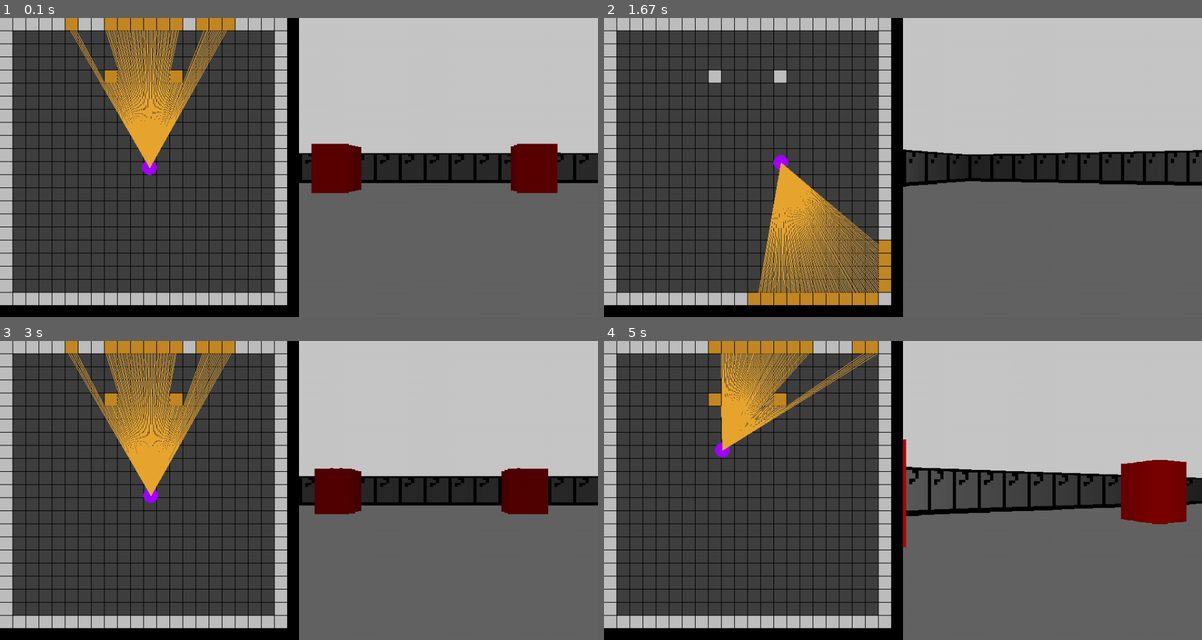
Above: before the commit, frames 1-4 (two rows, left to right).
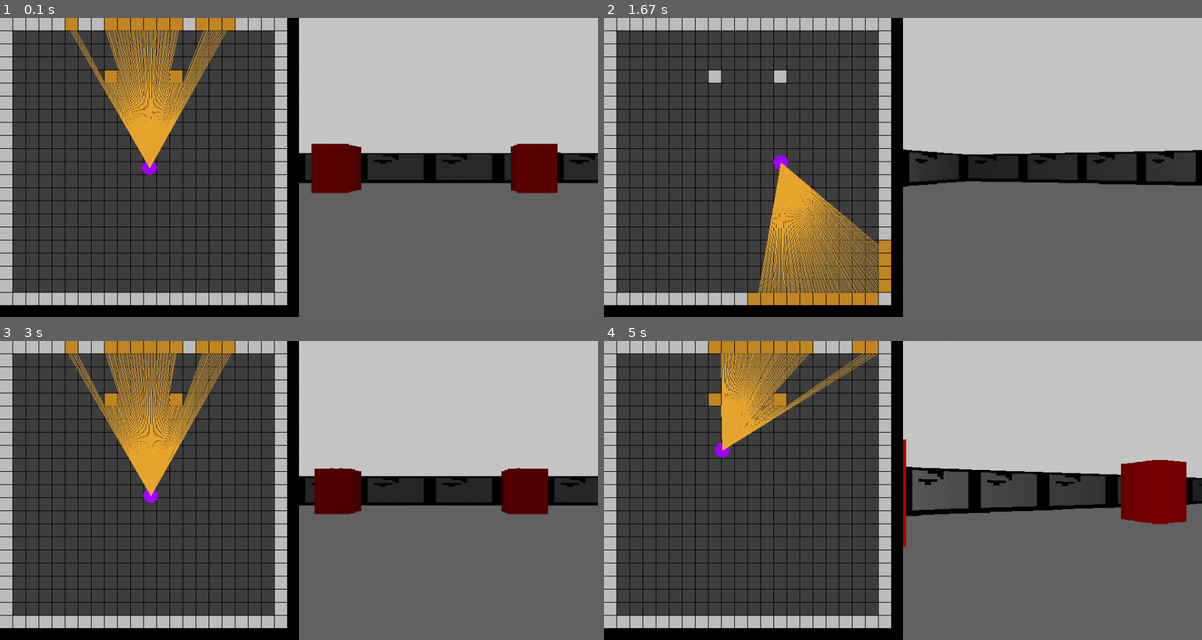
Above: after the commit, the same moments.

Repository: TLDispenser/My-Projects
Game: pygame game, started from 3d Rendering egenen/pygame_rendering/rendering.py
Same seed, same stepped clock (60 frames per second), same inputs: the game is played once before the commit and once after it.
Inputs:
- Up to frame 1 (0.1 s): no input
- Up to frame 2 (1.67 s): hold Right 0.33-0.8 s; hold Up 0.83-1.13 s; hold Right 1.17-1.63 s
- Up to frame 3 (3 s): hold Left 1.67-2.2 s; hold Down 2.23-2.53 s; hold Left 2.57-2.97 s
- Up to frame 4 (5 s): hold Up 3-3.37 s; hold Right 3.4-4.03 s; hold Down 4.07-4.43 s; hold Left 4.47-4.93 s; hold Right from 4.97 s (still down)

The runs differ from the first frame. In frame 1, 0.8% of the frame differs, in the area x 50-100%, y 45-55%; in frame 2, 1.3%; in frame 3, 0.7%; in frame 4, 1.5%, in the area x 50-100%, y 43-57%.

Commit message:
Update rendering.py

Diff:
--- a/3d Rendering egenen/pygame_rendering/rendering.py
+++ b/3d Rendering egenen/pygame_rendering/rendering.py
@@ -136,44 +136,51 @@
         texture_counter = 0
         number_of_symbol_prevous = 0
         temp_depth_range_counter = 0
-        texture_counter_increaser = len(visible_tiles) / TILES_TO_SEE
         for where_and_how_much in range(0, len(result), 2):
+            #texture_counter = result[where_and_how_much + 1] % TEXTURE_SIZE
+            #use 1 devoided my somthing like depth to not increase when geting closer
+            #check to see how many tiles im seeing!!!!!!!
+            texture_counter_increaser = len(visible_tiles) / TEXTURE_SIZE
             for number_of_symbol in range(result[where_and_how_much + 1]):
                 depth = temp_depth_list[temp_depth_range_counter]
                 #calculate wall_height
                 wall_height = (TILE_SIZE * SCREEN_HEIGHT) / (depth + 0.1)
                 # Fix wall height if too large or small
+
                 if wall_height > SCREEN_HEIGHT:
                     wall_height = SCREEN_HEIGHT
                 elif wall_height < TILE_SIZE:
                     wall_height = TILE_SIZE
-                #shading devider
-                shade_dev = (1 + depth * depth * 0.0001)
                 #here is how to add what you want with colors
                 if result[where_and_how_much] == '#' or result[where_and_how_much] == '$':
-                    color0 = (int(WALL1_TEXTURE[int(texture_counter) + (pixel_y_pozition * TEXTURE_SIZE)]) * 255) / shade_dev
-                    color1 = (int(WALL1_TEXTURE[int(texture_counter) + (pixel_y_pozition * TEXTURE_SIZE)]) * 255) / shade_dev
-                    color2 = (int(WALL1_TEXTURE[int(texture_counter) + (pixel_y_pozition * TEXTURE_SIZE)]) * 255) / shade_dev
+                    color0 = (int(WALL1_TEXTURE[int(texture_counter) + (pixel_y_pozition * TEXTURE_SIZE)]) * 255) / (1 + depth * depth * 0.0001)
+                    color1 = (int(WALL1_TEXTURE[int(texture_counter) + (pixel_y_pozition * TEXTURE_SIZE)]) * 255) / (1 + depth * depth * 0.0001)
+                    color2 = (int(WALL1_TEXTURE[int(texture_counter) + (pixel_y_pozition * TEXTURE_SIZE)]) * 255) / (1 + depth * depth * 0.0001)
                 if result[where_and_how_much] == 'b':
-                    color0 = 255 / shade_dev
-                    color1 = 0 / shade_dev
-                    color2 = 0 / shade_dev
+                    color0 = 255 / (1 + depth * depth * 0.0001)
+                    color1 = 0 / (1 + depth * depth * 0.0001)
+                    color2 = 0 / (1 + depth * depth * 0.0001)
                 if result[where_and_how_much] == 'M':
-                    #fix here
-                    texture_position = int(texture_counter) #int((temp_depth_range_counter % TEXTURE_SIZE) * (result[where_and_how_much + 1] / TEXTURE_SIZE))
-                    color0 = MUSHROOMM[pixel_y_pozition][texture_position][0] / shade_dev
-                    color1 = MUSHROOMM[pixel_y_pozition][texture_position][1] / shade_dev
-                    color2 = MUSHROOMM[pixel_y_pozition][texture_position][2] / shade_dev
+                    texture_position = int(texture_counter) #(texture_counter // TILES_TO_SEE) * (TEXTURE_SIZE // (TEXTURE_SIZE // TILES_TO_SEE))
+                    #(texture_counter / TILES_TO_SEE) * TEXTURE_SIZE
+                    #(TILES_TO_SEE / texture_counter)
+                     #ONLY WANT TO SHOW 1 so maybe devide or multply by TILES_TO_SEE BUT it figure out to to keep in array
+                    color0 = MUSHROOMM[pixel_y_pozition][texture_position][0] / (1 + depth * depth * 0.0001)
+                    color1 = MUSHROOMM[pixel_y_pozition][texture_position][1] / (1 + depth * depth * 0.0001)
+                    color2 = MUSHROOMM[pixel_y_pozition][texture_position][2] / (1 + depth * depth * 0.0001)
                 #draw 3D projection
                 """pygame.draw.rect(what screen? , color (hex), (x, y, width, hight)"""
                 if printt and pixel_y_pozition == 0:
-                    print(f"{result[where_and_how_much]}, Li …(578 unchanged characters)… r) + (pixel_y_pozition * TEXTURE_SIZE)]}")
+                    print(f"{result[where_and_how_much]}, Li …(578 unchanged characters)… r) + (pixel_y_pozition * TEXTURE_SIZE)]}, length is {len(visible_tiles)}")
                 pygame.draw.rect(win, (color0, color1, color2),  (SCREEN_WIDTH  / 2 + ((number_of_symbol + number_of_symbol_prevous) * SCALE),  ((SCREEN_HEIGHT / 2) - (wall_height / 2)) + (((wall_height / TEXTURE_SIZE) * (pixel_y_pozition))) , SCALE, wall_height /  (TEXTURE_SIZE / 2)))
+                # Increment `texture_counter` and wrap around if it exceeds `TEXTURE_SIZE`
                 texture_counter += texture_counter_increaser
                 if texture_counter >= TEXTURE_SIZE:
                     texture_counter = 0  # Wrap counter within texture array bounds
                 temp_depth_range_counter += 1
+            #int(texture_counter)
             number_of_symbol_prevous +=  result[where_and_how_much + 1]
+            texture_counter = 0
     pygame.display.flip()
 #movement direction
 forward = True
